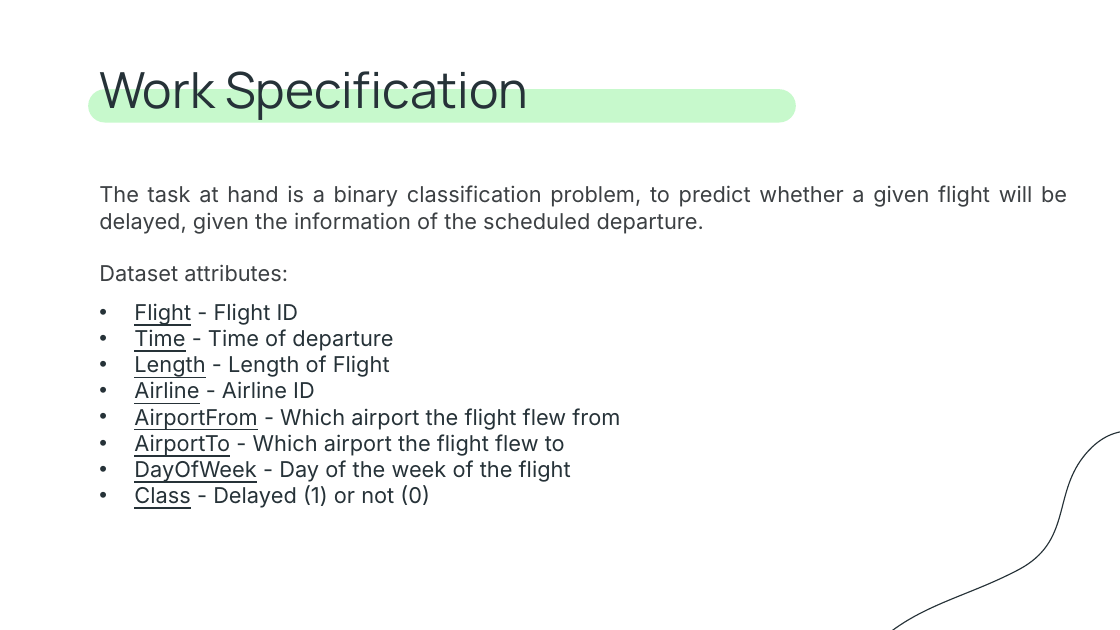
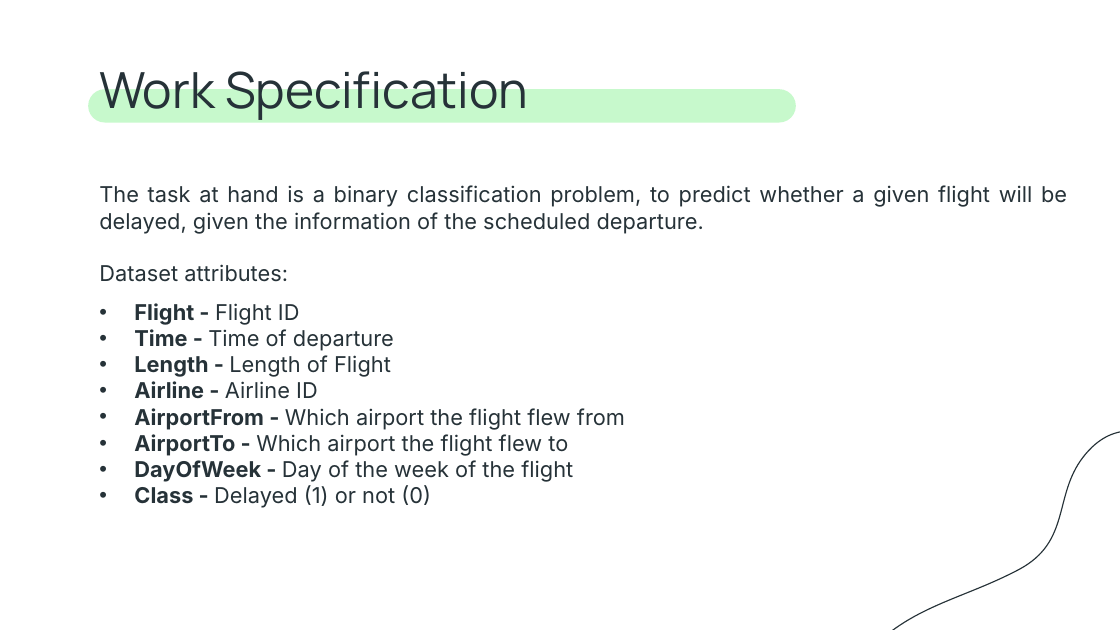
Before and after one commit to ICWeiner/FEUP-IART, a slide deck: slide 2 of Proj2/docs/IA-T10-G27-FinalDelivery.pptx. Drawn at 1120x630 pixels with LibreOffice and Linux fonts; fonts in the diff are those of the drawing. Boxes give left, top, right and bottom in pixels: in the first picture for what was removed or moved away, otherwise in the second. Text is boxed around its words. In the diff, an @@ line names an element or a change of style, - is before the commit and + after.

```diff
--- a/Proj2/docs/IA-T10-G27-FinalDelivery.pptx
+++ b/Proj2/docs/IA-T10-G27-FinalDelivery.pptx
@@ subtitle "The task at hand is ..." at (x1=99, y1=185, x2=1067, y2=508): text colour #3C4043 to #263238 in "The task at hand is a binary ...", "Dataset attributes:"; bold on in "Flight -", "Time -", "Length -", "Airline -" and 4 more places; underline off in "Flight", "Time", "Length", "Airline" and 4 more places @@
```
Also in this commit, not shown: 4 other slides changed, 1 slide added, 2 slides removed, 2 other files.
